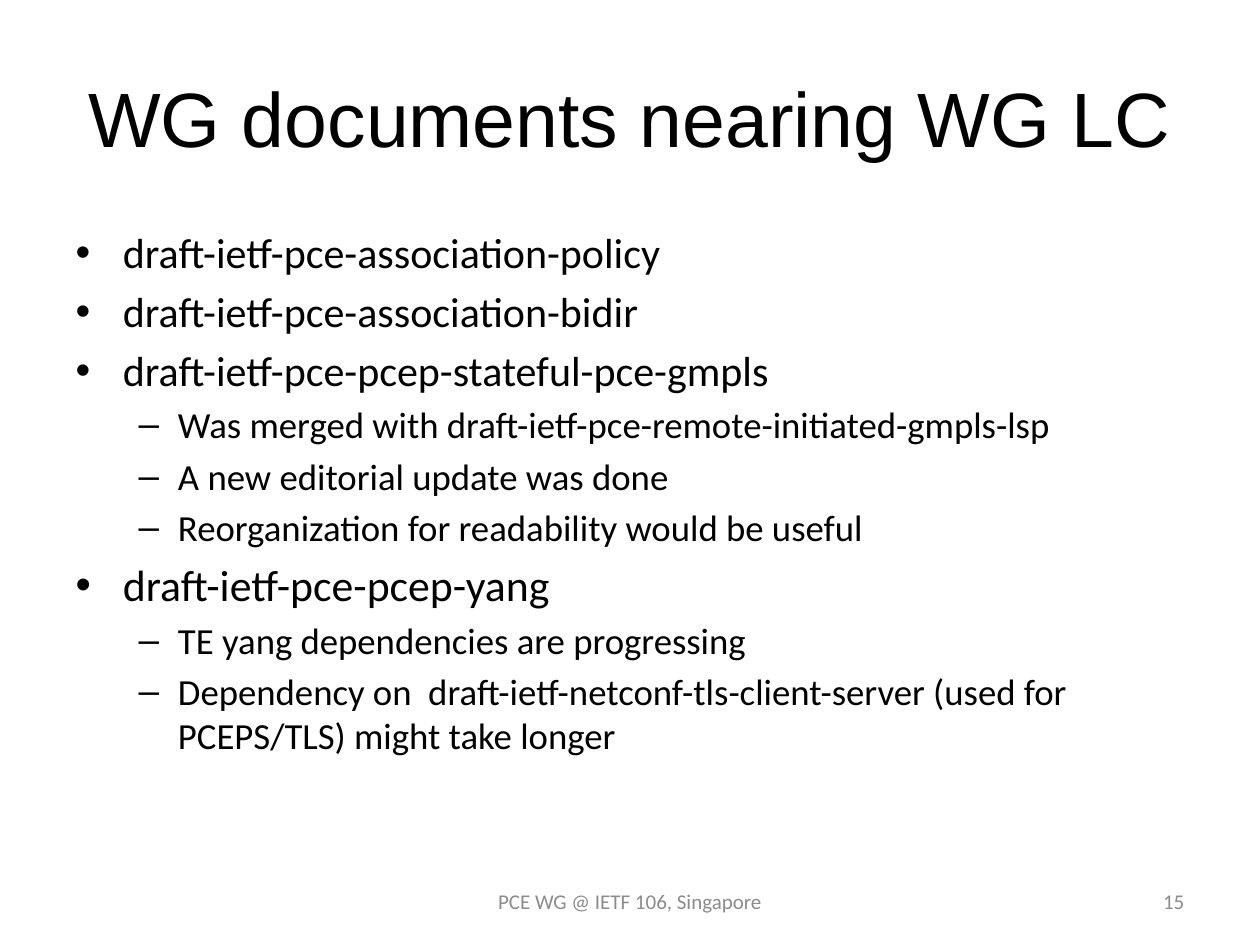
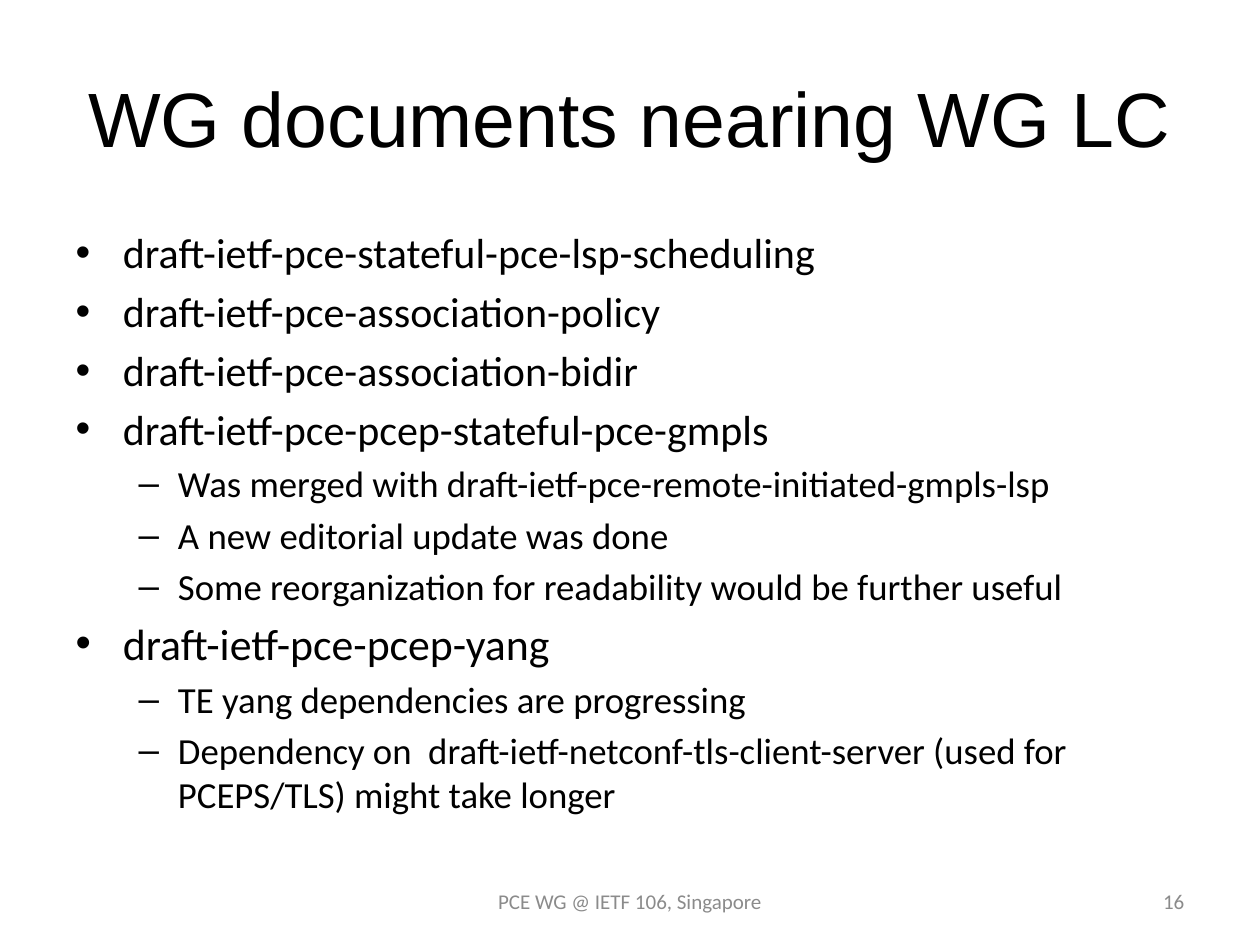
Before and after one commit to dhruvdhody/ietf, a slide deck: slide 16 of PCE WG Slide 106.pptx (slide 15 before the commit). Drawn at 1260x945 pixels with LibreOffice and Linux fonts; fonts in the diff are those of the drawing. Boxes give left, top, right and bottom in pixels: in the first picture for what was removed or moved away, otherwise in the second. Text is boxed around its words. In the diff, an @@ line names an element or a change of style, - is before the commit and + after.

```diff
--- a/PCE WG Slide 106.pptx
+++ b/PCE WG Slide 106.pptx
@@ text at bbox=[123, 238, 815, 276]: paragraph added @@
+• draft-ietf-pce-stateful-pce-lsp-scheduling
@@ text at bbox=[178, 574, 1062, 607]: text changed @@
-  – Reorganization for readability would be useful
+  – Some reorganization for readability would be further useful
@@ page number at bbox=[1163, 895, 1184, 909]: text changed @@
-15
+16
```
Also in this commit, not shown: 5 other slides changed, 2 slides added, 1 slide removed.
